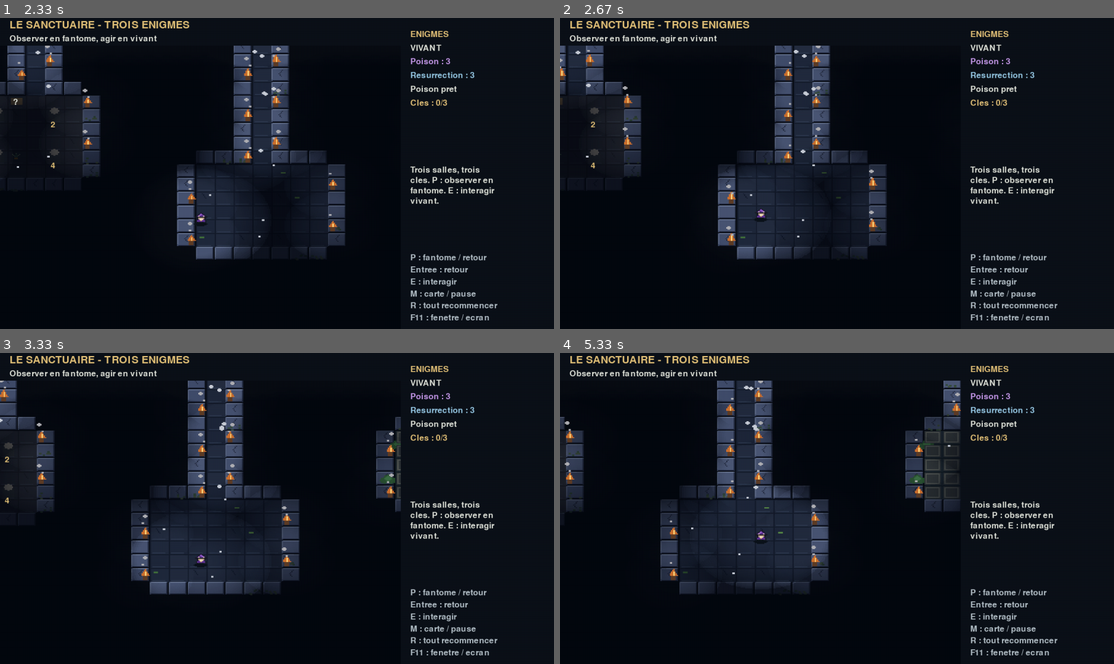
Above: before the commit, frames 1-4 (two rows, left to right).
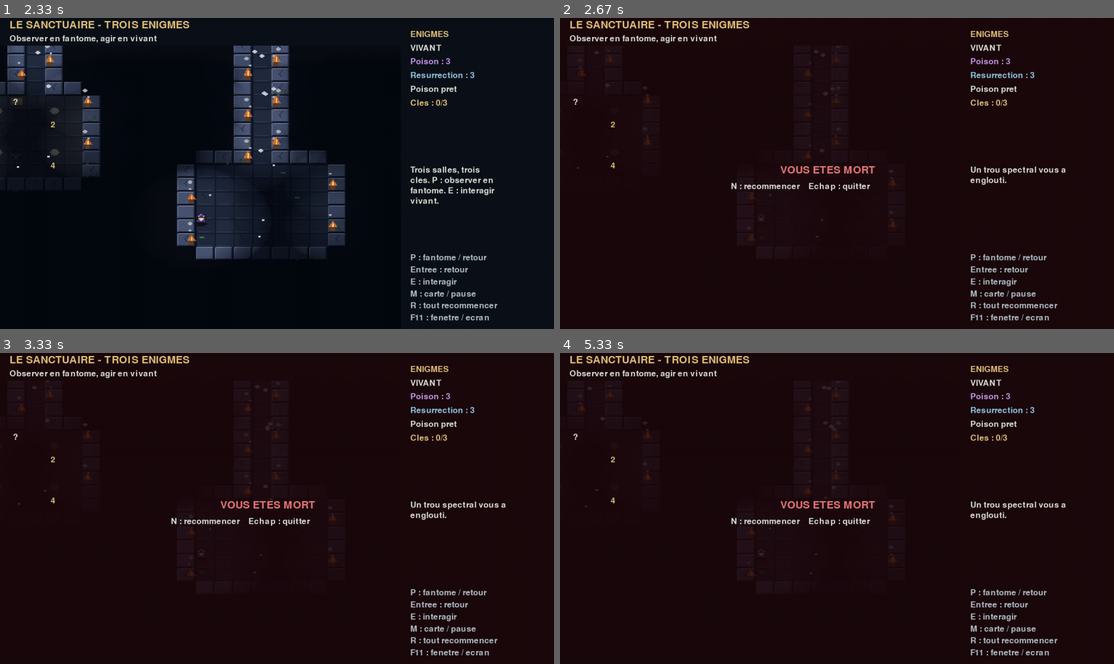
Above: after the commit, the same moments.

Repository: Eliaslhl/Game-Jam
Game: pygame game, started from main.py
The game is run twice, just before and just after one commit, with the same random seed, the same clock (stepped at 60 frames per second) and the same inputs.
Inputs (mouse positions are in pixels of both pictures, inside the frame that each line leads up to):
- Up to frame 1 (2.33 s): click "Jouer" at 0.38 s; hold Left 0.67-1.2 s; move the mouse to (265, 210) at 0.7 s; hold Down 1.23-1.53 s; hold Left 1.57-1.97 s; tap Z at 1.63, 1.93, 2.07 s; hold Up from 2 s (still down)
- Up to frame 2 (2.67 s): release Up at 2.37 s; hold Right from 2.4 s (still down); tap Z at 2.47 s
- Up to frame 3 (3.33 s): tap Z at 2.77, 3.13 s; release Right at 3.03 s; hold Down from 3.07 s (still down)
- Up to frame 4 (5.33 s): release Down at 3.43 s; hold Left 3.47-3.93 s; tap Z at 3.53, 3.83, 4.03, 4.33, 4.53, 4.87, 5.17 s; hold Right 3.97-4.43 s; hold Up 4.47-4.77 s; hold Right 4.8-5.27 s; hold Left from 5.3 s (still down)

Frame 1 is identical in both runs. In frame 2, 16% of the frame differs, in the area x 0-92%, y 8-78%; in frame 3, 20%; in frame 4, 24%, in the area x 0-92%, y 8-79%.

Commit message:
fix: fix fall and respawn

Diff:
--- a/systems/puzzle_level.py
+++ b/systems/puzzle_level.py
@@ -92,7 +92,9 @@
         self.say(message)
 
     def return_to_body(self):
-        restored = self.mode.return_to_alive()
+        # Position actuelle (fantome), pas celle du corps laisse en buvant le
+        # poison : on ressuscite la ou on se trouve, pas la ou on est mort.
+        restored = self.mode.return_to_alive(self.position)
         if restored is None:
             self.notify('wrong','Plus de potions de resurrection. Attendez la fin du temps fantome.')
             return
--- a/systems/training_level.py
+++ b/systems/training_level.py
@@ -41,14 +41,27 @@
         self.message = "P : poison / R : resurrection / N : recommencer"
         self.message_time = 6.0
 
+    def _is_pinch_point(self, x, y):
+        """Case situee dans un passage large d'une seule tuile (couloir etroit,
+        pas de case parallele pour contourner) : un piege ici bloquerait
+        totalement le passage plutot que d'etre simplement evitable."""
+        def wall(cx, cy):
+            return self.tile(cx, cy) == "#"
+        pinched_horizontally = wall(x - 1, y) and wall(x + 1, y)
+        pinched_vertically = wall(x, y - 1) and wall(x, y + 1)
+        return pinched_horizontally or pinched_vertically
+
     def _floor_cells(self):
-        """Cases de sol nu ('.') eligibles pour un trou, hors case de spawn."""
+        """Cases de sol nu ('.') eligibles pour un trou, hors case de spawn et
+        hors couloirs larges d'une seule case (voir _is_pinch_point)."""
         spawn_cell = tuple(self.spawn)
         return [
             (x, y)
             for y in range(self.height)
             for x in range(self.width)
-            if self.tile(x, y) == "." and (x, y) != spawn_cell
+            if self.tile(x, y) == "."
+            and (x, y) != spawn_cell
+            and not self._is_pinch_point(x, y)
         ]
 
     @property
